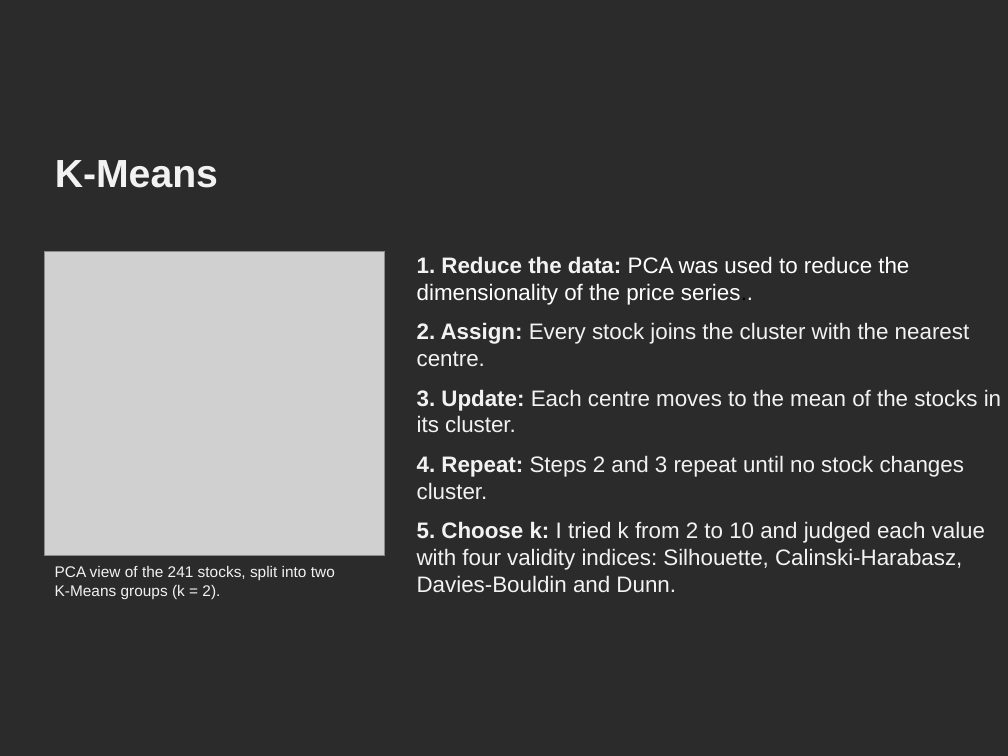
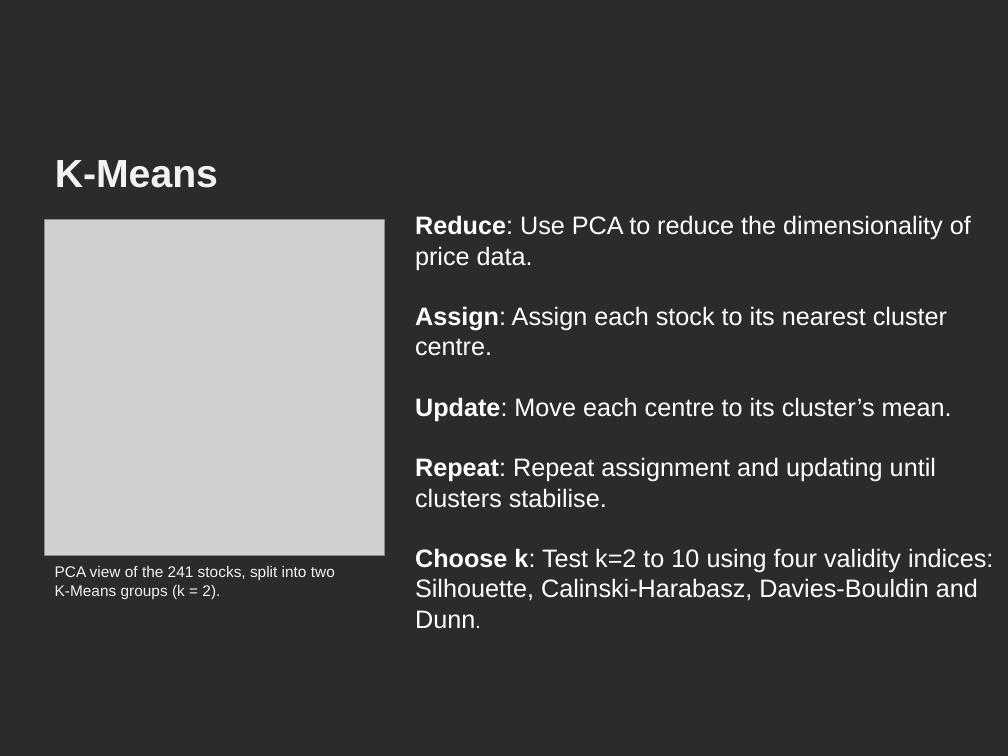
Before and after one commit to divyalakshmiram7-pixel/stockpricemovement, a slide deck: slide 5 of CSDI-14261808-am.pptx (slide 4 before the commit). Drawn at 1008x756 pixels with LibreOffice and Linux fonts; fonts in the diff are those of the drawing; grey boxes stand for pictures; background and template pictures are left out; a plain dark background stands for a picture behind light text. Boxes give left, top, right and bottom in pixels: in the first picture for what was removed or moved away, otherwise in the second. Text is boxed around its words. In the diff, an @@ line names an element or a change of style, - is before the commit and + after.

```diff
--- a/CSDI-14261808-am.pptx
+++ b/CSDI-14261808-am.pptx
@@ picture resized from (x1=44, y1=251, x2=384, y2=555) to (x1=44, y1=220, x2=384, y2=555) @@
@@ text at (x1=415, y1=215, x2=993, y2=601): text changed; size 16 to 18 pt; text colour #F2F2F2 to #FFFFFF @@
-1. Reduce the data: PCA was used to reduce the dimensionality of the price series..
-2. Assign: Every stock joins the cluster with the nearest centre.
-3. Update: Each centre moves to the mean of the stocks in its cluster.
-4. Repeat: Steps 2 and 3 repeat until no stock changes cluster.
-5. Choose k: I tried k from 2 to 10 and judged each value with four validity indices: Silhouette, Calinski-Harabasz, Davies-Bouldin and Dunn.
+Reduce: Use PCA to reduce the dimensionality of price data.
+Assign: Assign each stock to its nearest cluster centre.
+Update: Move each centre to its cluster’s mean.
+Repeat: Repeat assignment and updating until clusters stabilise.
+Choose k: Test k=2 to 10 using four validity indices: Silhouette, Calinski-Harabasz, Davies-Bouldin and Dunn.
```
Also in this commit, not shown: 4 other slides changed, 4 slides added, 2 slides removed.
